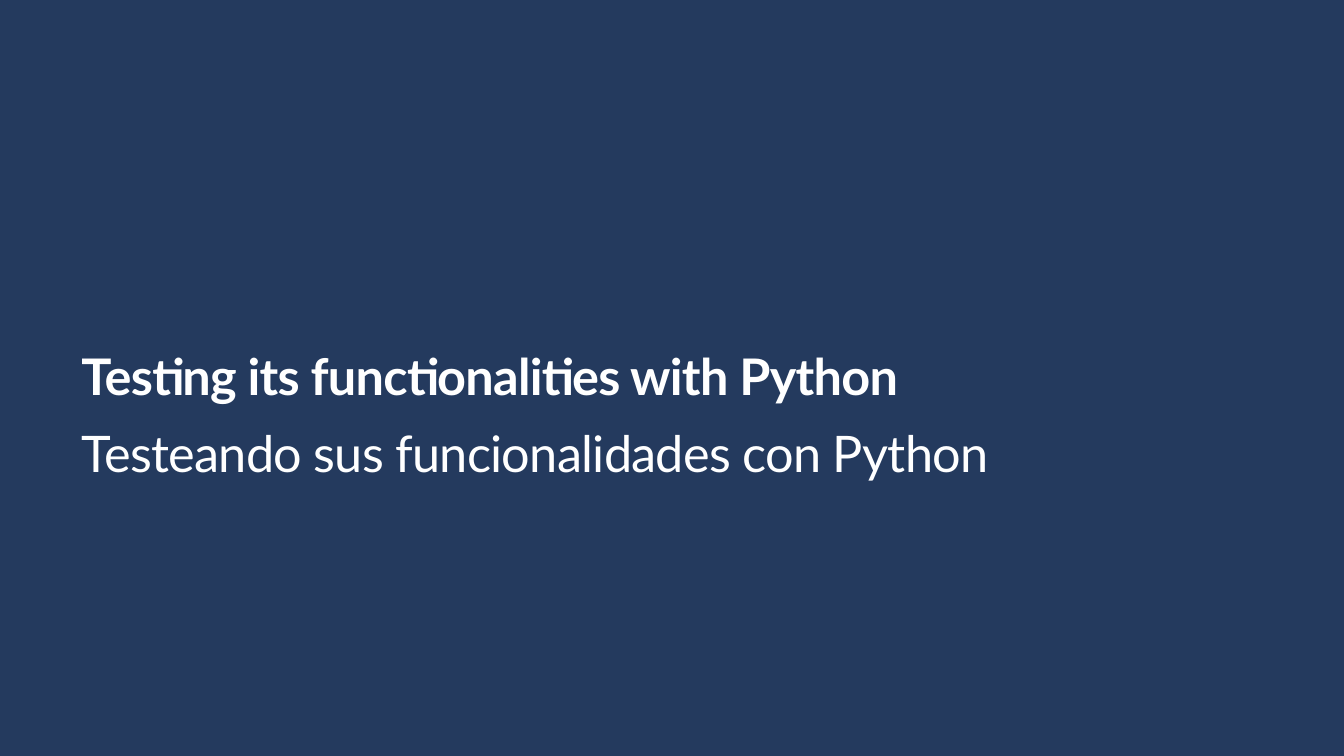
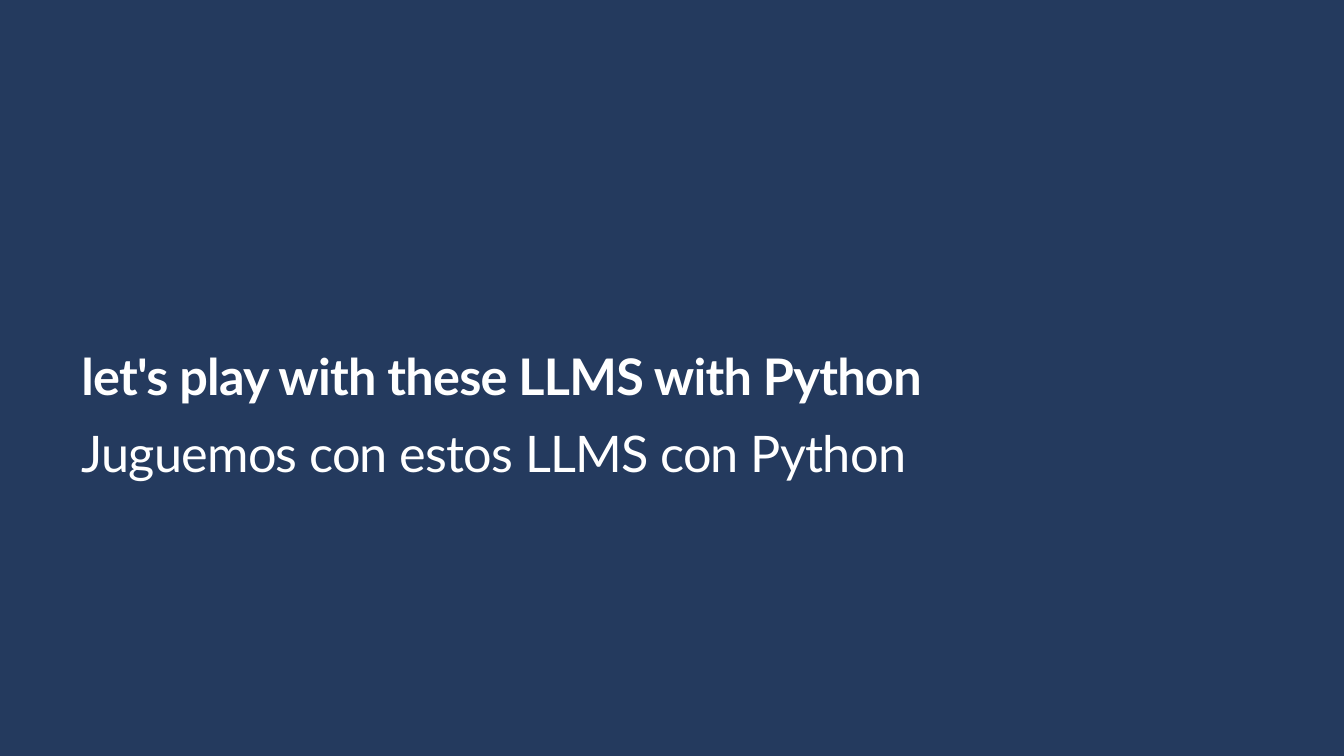
Before and after one commit to Gilberto-Guzman-Student-Ambassadors/AI-Adventures-Exploring-LLM-Models-Building-Your-Own-Chatbot-Locally-and-in-the-Cloud-, a slide deck: slide 14 of presentation/slides.pptx. Drawn at 1344x756 pixels with LibreOffice and Linux fonts; fonts in the diff are those of the drawing; background and template pictures are left out. Boxes give left, top, right and bottom in pixels: in the first picture for what was removed or moved away, otherwise in the second. Text is boxed around its words. In the diff, an @@ line names an element or a change of style, - is before the commit and + after.

```diff
--- a/presentation/slides.pptx
+++ b/presentation/slides.pptx
@@ text at (81,357,922,404): text changed @@
-Testing its functionalities with Python
+let's play with these LLMS with Python
@@ text at (81,435,907,481): text changed @@
-Testeando sus funcionalidades con Python
+Juguemos con estos LLMS con Python
```
Also in this commit, not shown: 3 other slides changed, 3 slides added, 3 slides removed.
